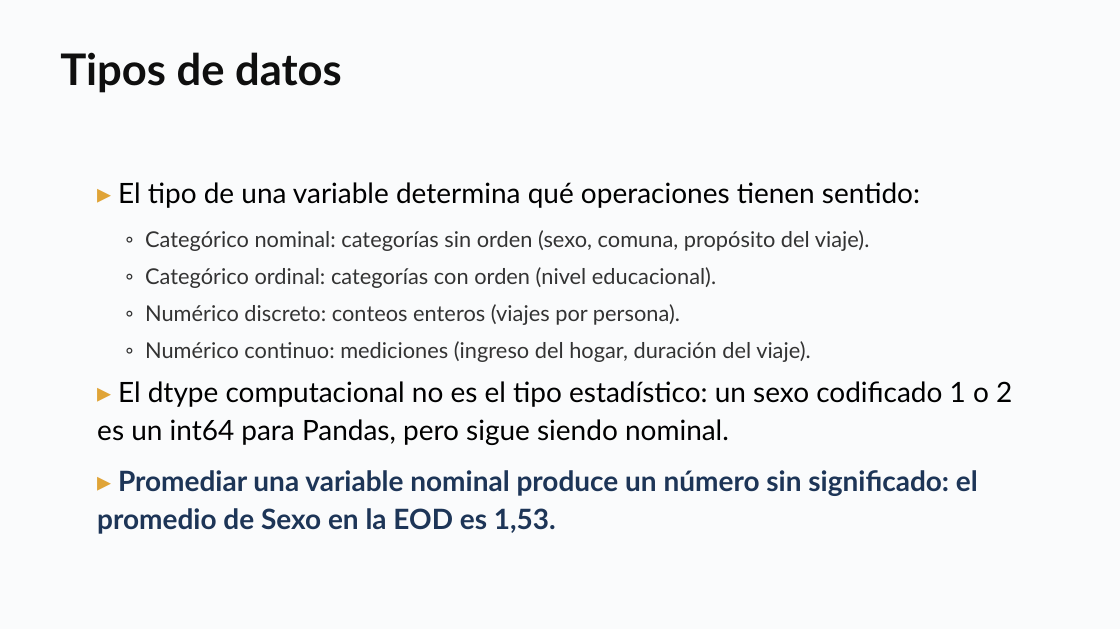
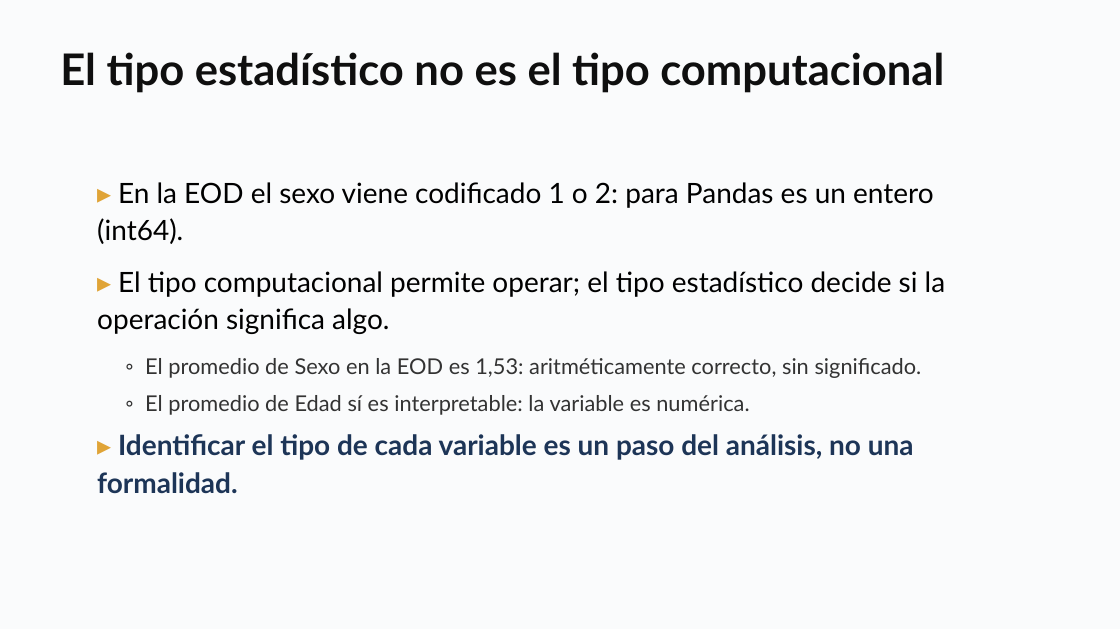
Before and after one commit to daniopitz/cienciadatos, a slide deck: slide 10 of presentaciones/clase02_pandas_eda.pptx (slide 8 before the commit). Drawn at 1120x629 pixels with LibreOffice and Linux fonts; fonts in the diff are those of the drawing. Boxes give left, top, right and bottom in pixels: in the first picture for what was removed or moved away, otherwise in the second. Text is boxed around its words. In the diff, an @@ line names an element or a change of style, - is before the commit and + after.

```diff
--- a/presentaciones/clase02_pandas_eda.pptx
+++ b/presentaciones/clase02_pandas_eda.pptx
@@ text at box(60, 52, 944, 93): text changed @@
-Tipos de datos
+El tipo estadístico no es el tipo computacional
@@ text at box(97, 182, 946, 494): text changed; text colour #333333 to #000000 @@
-▸ El tipo de una variable determina qué operaciones tienen sentido:
-◦ Categórico nominal: categorías sin orden (sexo, comuna, propósito del viaje).
-◦ Categórico ordinal: categorías con orden (nivel educacional).
-◦ Numérico discreto: conteos enteros (viajes por persona).
-◦ Numérico continuo: mediciones (ingreso del hogar, duración del viaje).
-▸ El dtype computacional no es el tipo estadístico: un sexo codificado 1 o 2 es un int64 para Pandas, pero sigue siendo nominal.
-▸ Promediar una variable nominal produce un número sin significado: el promedio de Sexo en la EOD es 1,53.
+▸ En la EOD el sexo viene codificado 1 o 2: para Pandas es un entero (int64).
+▸ El tipo computacional permite operar; el tipo estadístico decide si la operación significa algo.
+◦ El promedio de Sexo en la EOD es 1,53: aritméticamente correcto, sin significado.
+◦ El promedio de Edad sí es interpretable: la variable es numérica.
+▸ Identificar el tipo de cada variable es un paso del análisis, no una formalidad.
```
Also in this commit, not shown: 2 other slides changed, 6 slides added, 2 slides removed, 1 other file.
